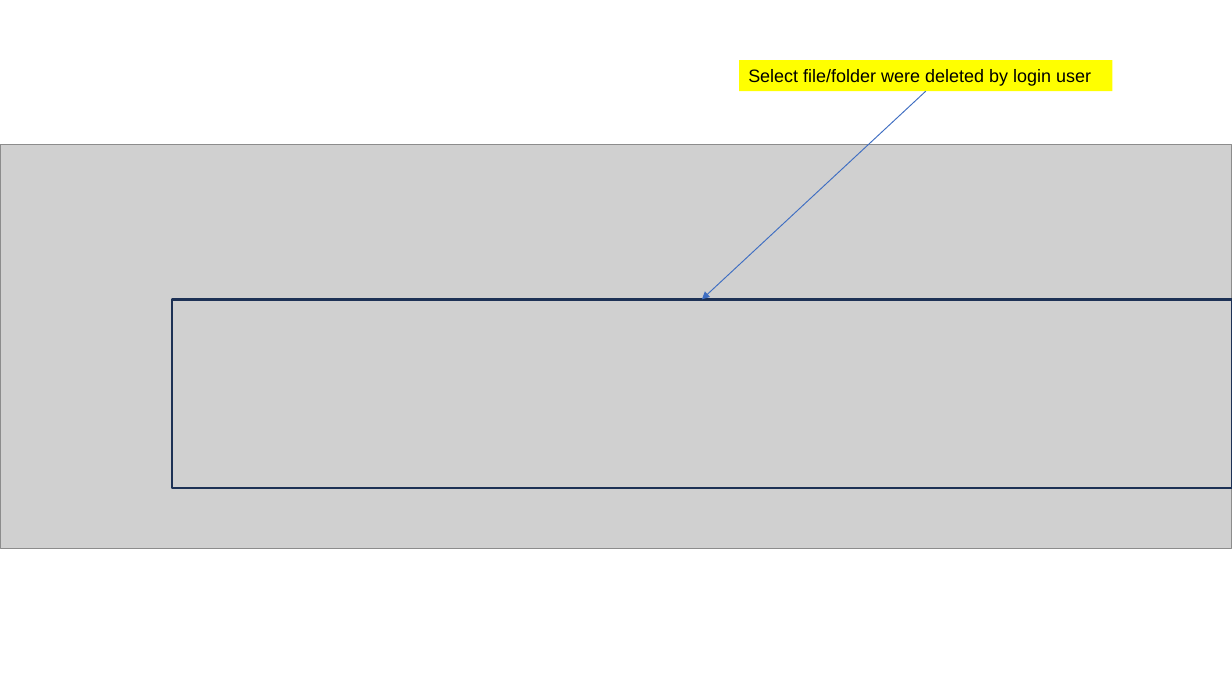
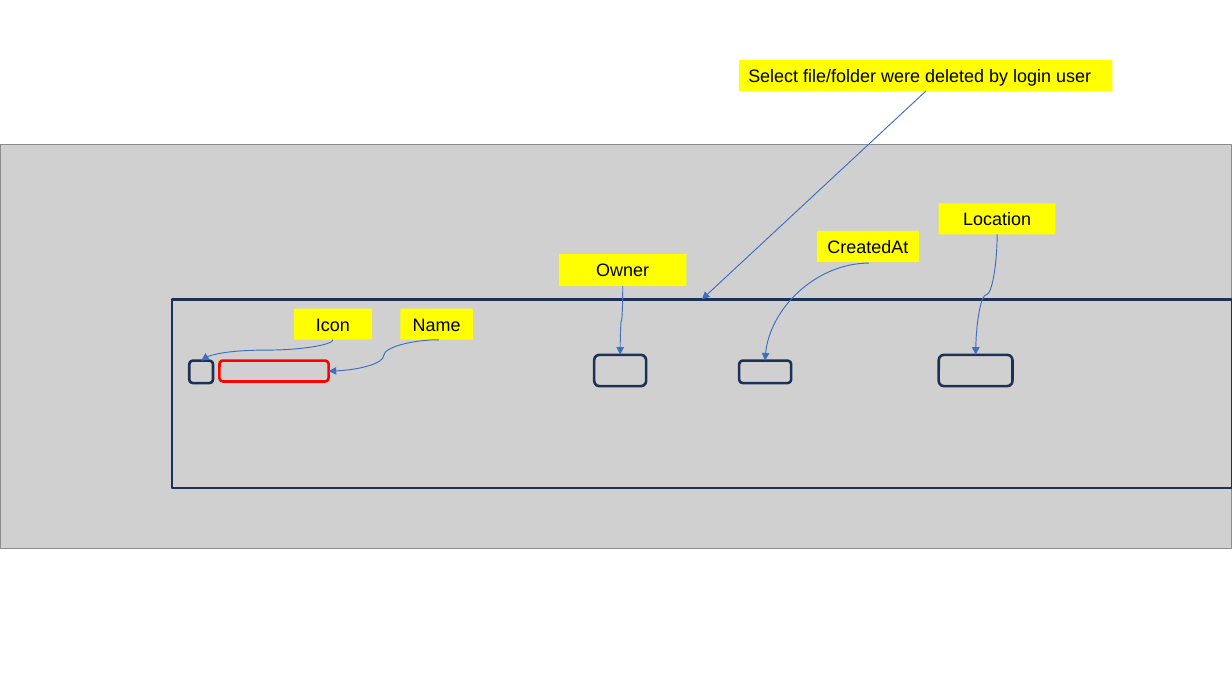
Before and after one commit to GiaHuy25/YPP4_Document, a slide deck: slide 9 of GoogleDriveScriptData/GoogleDriveQuery.pptx. Drawn at 1232x693 pixels with LibreOffice and Linux fonts; fonts in the diff are those of the drawing; grey boxes stand for pictures. Boxes give left, top, right and bottom in pixels: in the first picture for what was removed or moved away, otherwise in the second. Text is boxed around its words. In the diff, an @@ line names an element or a change of style, - is before the commit and + after.

```diff
--- a/GoogleDriveScriptData/GoogleDriveQuery.pptx
+++ b/GoogleDriveScriptData/GoogleDriveQuery.pptx
@@ rectangle added at [939,203,1055,235], fill #FFFF00, 14 pt, text #000000 @@
+Location
@@ rectangle added at [817,231,919,262], fill #FFFF00, 14 pt, text #000000 @@
+CreatedAt
@@ curved arrow added from (997, 235) to (976, 355), #3F6FC3 0.75 pt @@
@@ rectangle added at [559,254,687,287], fill #FFFF00, 14 pt, text #000000 @@
+Owner
@@ curved arrow added from (869, 263) to (765, 360), #3F6FC3 0.75 pt @@
@@ curved arrow added from (623, 287) to (620, 355), #3F6FC3 0.75 pt @@
@@ rectangle added at [294,309,372,340], fill #FFFF00, 14 pt, text #000000 @@
+Icon
@@ rectangle added at [400,309,472,340], fill #FFFF00, 14 pt, text #000000 @@
+Name
@@ curved arrow added from (333, 340) to (201, 360), #3F6FC3 0.75 pt @@
@@ curved arrow added from (439, 340) to (329, 372), #3F6FC3 0.75 pt @@
@@ rounded rectangle added at [594,355,646,386], outline #1E3256 2 pt @@
@@ rounded rectangle added at [939,355,1013,386], outline #1E3256 2 pt @@
@@ rounded rectangle added at [189,360,213,383], outline #1E3256 2 pt @@
@@ rounded rectangle added at [220,360,329,382], outline #FF0000 2 pt @@
@@ rounded rectangle added at [739,360,791,383], outline #1E3256 2 pt @@
```
Also in this commit, not shown: 6 other slides changed, 1 other file.
